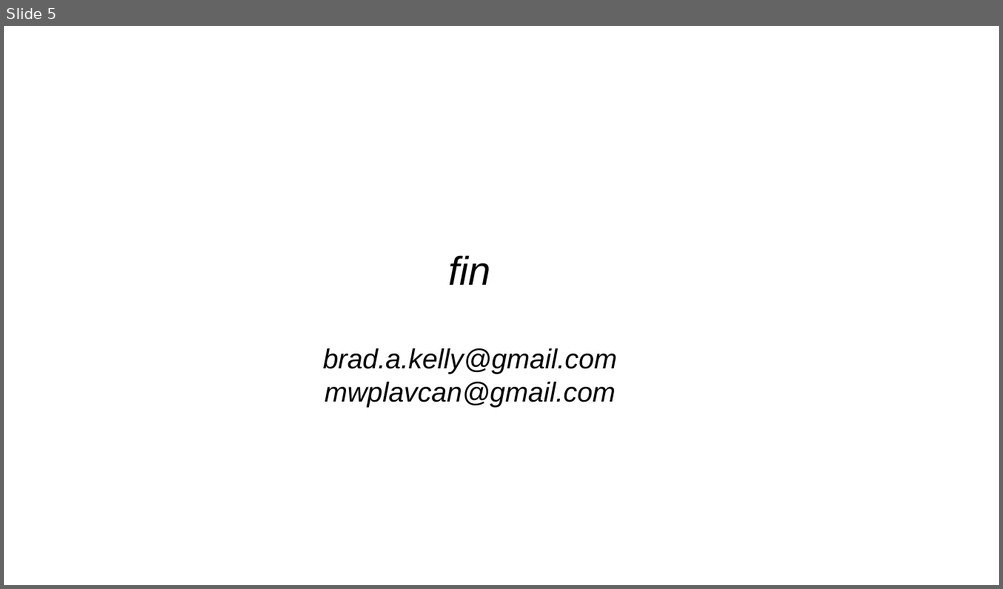
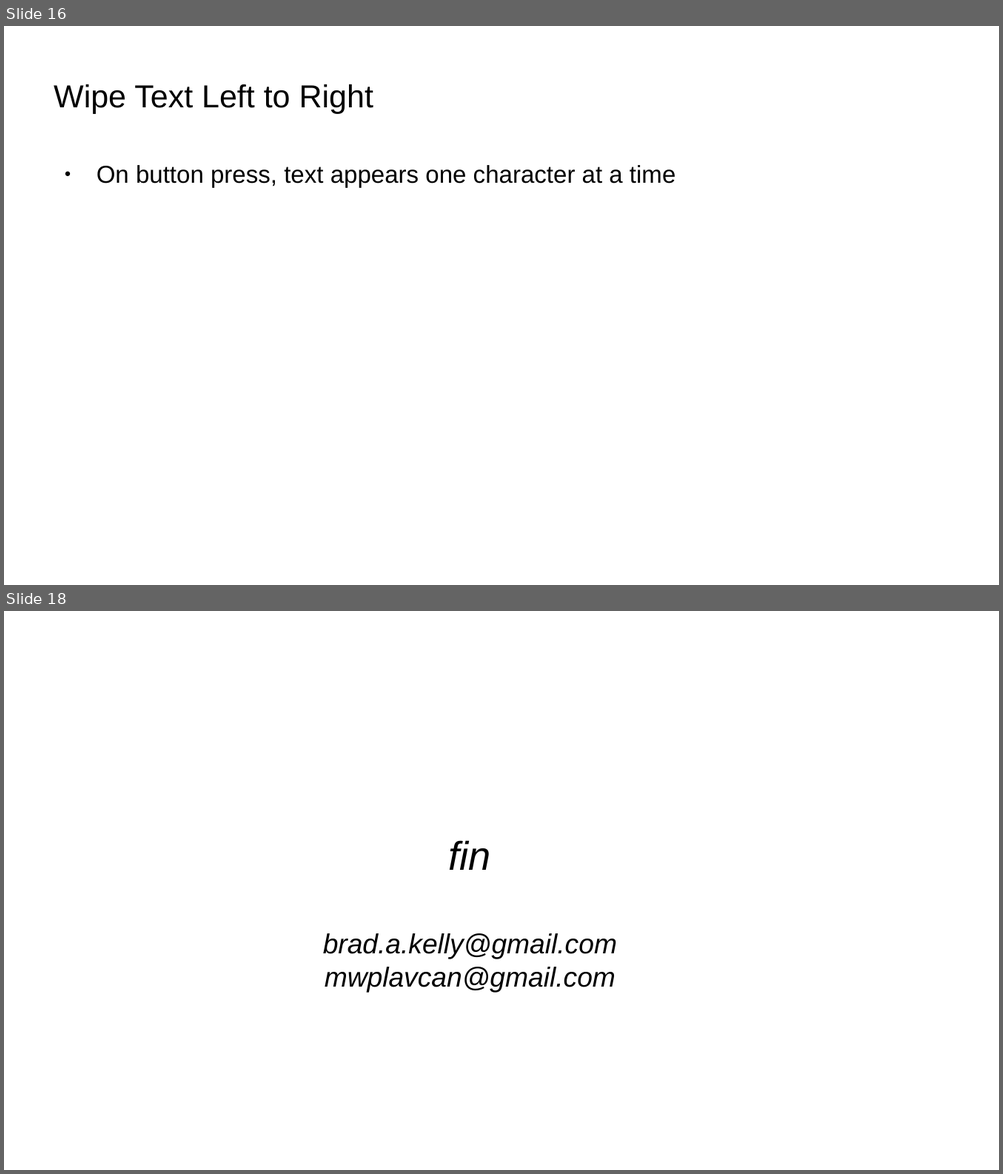
Before and after one commit to bradakelly/ArduinoDevelopmentWorkshop, a slide deck: CourseSlideshow.odp. Shown one above the other, each under a label of ours: slide 5 before the commit, slides 16 and 18 after it; the slides between them are not shown. The pictures are 1003x589 and 1003x1174 pixels, drawn with LibreOffice and Linux fonts; fonts in the diff are those of the drawing; background and template pictures are left out. Boxes give left, top, right and bottom in pixels: in the first picture for what was removed or moved away, otherwise in the second. Text is boxed around its words. In the diff, an @@ line names an element or a change of style, - is before the commit and + after.

```diff
--- a/CourseSlideshow.odp
+++ b/CourseSlideshow.odp
@@ slide 16 added at <box>4,26,999,585</box>, background picture (left out) @@
@@ title added at <box>54,84,373,114</box>, 25.4 pt, text #000000 @@
+Wipe Text Left to Right
@@ text added at <box>96,165,675,188</box>, 19.5 pt, text #000000 @@
+● On button press, text appears one character at a time
@@ what was slide 5 is now slide 18 @@
```
Also in this commit, not shown: 13 other slides added, 1 slide removed.
